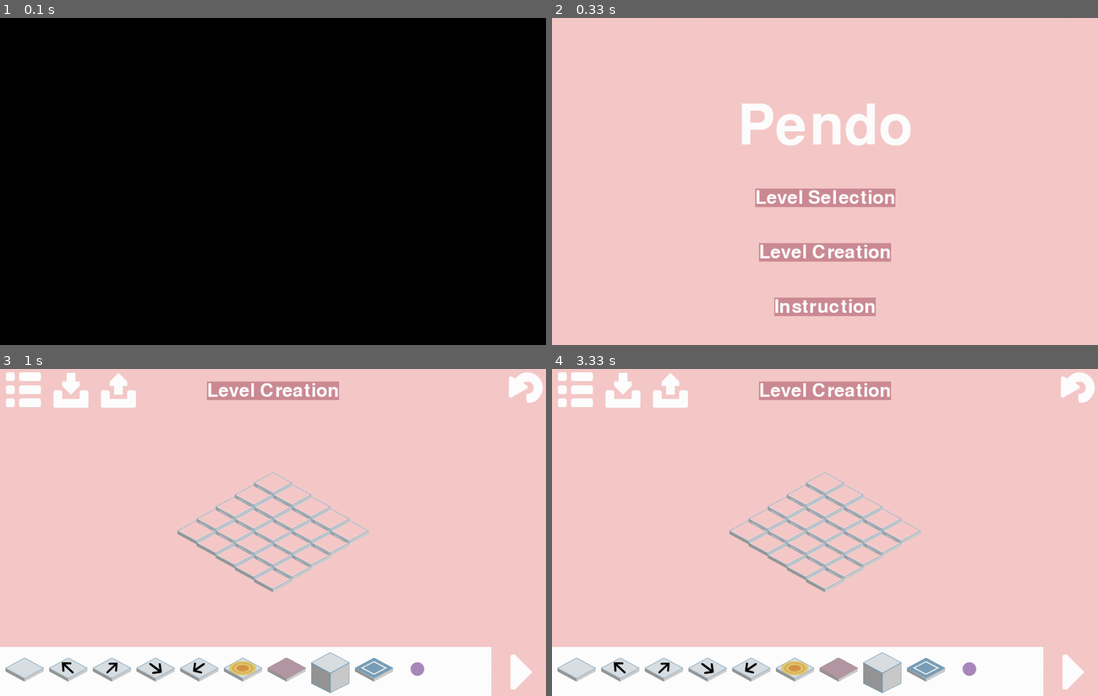
Above: before the commit, frames 1-4 (two rows, left to right).
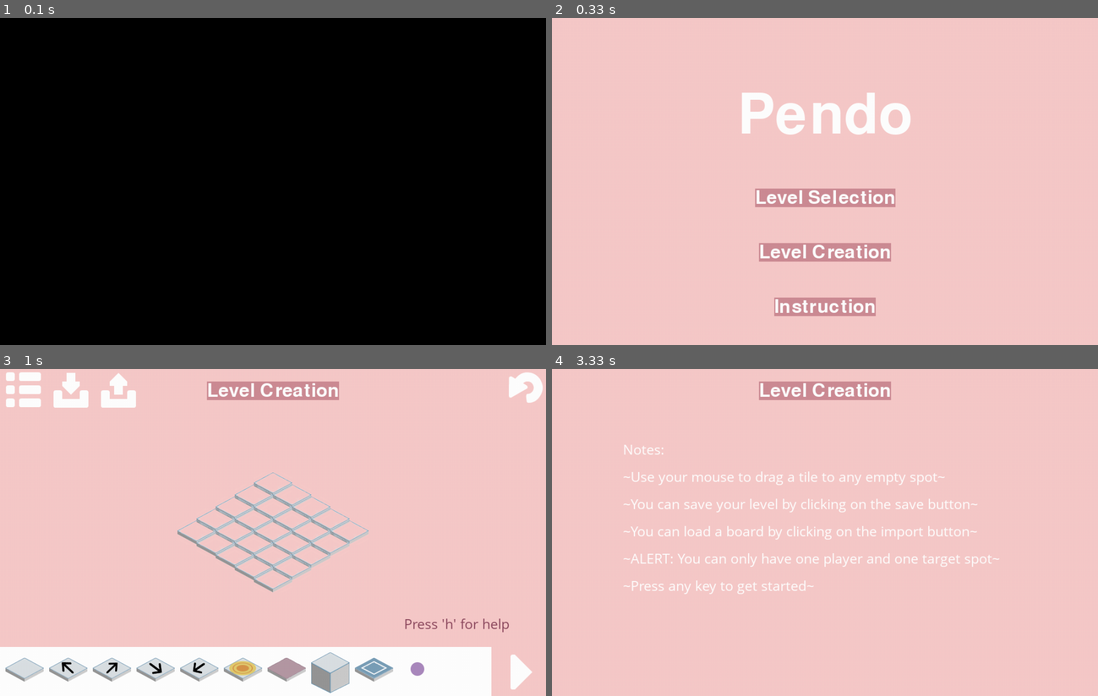
Above: after the commit, the same moments.

Repository: ameliakuang/112TP
Game: pygame game, started from trial/Game.py
Two runs of this game, one before a commit and one after it. Both use one fixed random seed, a clock stepped at 60 frames per second and the inputs below.
Inputs (mouse positions are in pixels of both pictures, inside the frame that each line leads up to):
- Up to frame 1 (0.1 s): no input
- Up to frame 2 (0.33 s): no input
- Up to frame 3 (1 s): press the mouse at (273, 604) at 0.37 s; move the mouse to (333, 565) at 0.47 s; release the mouse at (398, 525) at 0.6 s; hold Up from 0.67 s (still down); move the mouse to (251, 444) at 0.7 s
- Up to frame 4 (3.33 s): release Up at 1.13 s; press the mouse at (1065, 663) at 2.18 s; move the mouse to (906, 607) at 2.28 s; release the mouse at (754, 555) at 2.42 s; tap H at 2.82 s

Frame 1 is identical in both runs. In frame 2, 1.9% of the frame differs, in the area x 34-66%, y 22-40%; in frame 3, 0.2%; in frame 4, 20%, in the area x 0-100%, y 0-100%.

Commit message:
add level creation instruction

Diff:
--- a/trial/Game.py
+++ b/trial/Game.py
@@ -84,6 +84,8 @@
             self.levelSelectionKeyPressed(keyCode, uni, modifier)
         elif (self.mode == "levelCreation"):
             self.levelCreationKeyPressed(keyCode, uni, modifier)
+        elif (self.mode == "levelCreationHelp"):
+            self.levelCreationHelpKeyPressed(keyCode, uni, modifier)
 
     def mousePressed(self, x, y):
         if (self.mode == "splashScreen"):
@@ -96,6 +98,8 @@
             self.levelSelectionMousePressed(x,y)
         elif (self.mode == "levelCreation"):
             self.levelCreationMousePressed(x,y)
+        elif (self.mode == "levelCreationHelp"):
+            self.levelCreationHelpMousePressed(x, y)
 
     def mouseDrag(self, x, y):
         if self.mode == "playGame":
@@ -121,6 +125,8 @@
             self.levelSelectionTimerFired(dt)
         elif (self.mode == "levelCreation"):
             self.levelCreationTimerFired(dt)
+        elif (self.mode == "levelCreationHelp"):
+            self.levelCreationHelpTimerFired(dt)
 
 
     def redrawAll(self, screen):
@@ -134,6 +140,8 @@
             self.levelSelectionRedrawAll(screen)
         elif (self.mode == "levelCreation"):
             self.levelCreationRedrawAll(screen)
+        elif (self.mode == "levelCreationHelp"):
+            self.levelCreationHelpRedrawAll(screen)
 
     ########################
     # playGame mode
@@ -199,6 +207,13 @@
                 self.dragFlag[6] = True
                 pos = (pos[0] - 70 / 2, pos[1] - 44 / 2)
                 self.objectDragged = (tile, pos)
+
+            elif self.controlBar.tileRectList[7].collidepoint(pos) or self.dragFlag[7]:
+                tile = Cube()
+                self.dragFlag[7] = True
+                pos = (pos[0] - 70 / 2, pos[1] - 44 / 2)
+                self.objectDragged = (tile, pos)
+
 
 
     def playGameMouseReleased(self, x, y, screen):
@@ -244,7 +259,7 @@
 
         # Draw the control
         self.controlBar.draw(screen, self.width, self.height)
-        pygame.draw.rect(screen, (255, 255, 255), (10+80*7, self.height-90, 300, 200))
+        pygame.draw.rect(screen, (255, 255, 255), (10+80*8, self.height-90, 200, 200))
         self.beginRect = screen.blit(self.begin.image, (self.begin.rect.x, self.begin.rect.y))
         self.resetRect = screen.blit(self.reset.image, (self.reset.rect.x, self.reset.rect.y))
         self.menuRect = screen.blit(self.menu.image, (self.menu.rect.x, self.menu.rect.y))
@@ -284,7 +299,7 @@
             self.mode = "levelSelection"
         elif(self.levelCreationRect.collidepoint(pos)):
             self.init(4)
-            self.mode = "levelCreation"
+            self.mode = "levelCreationHelp"
             self.player.row, self.player.col = -10, -10
         elif(self.helpRect.collidepoint(pos)):
             self.mode = "help"
@@ -299,7 +314,7 @@
 
         titleSurface = font1.render("Pendo", True, (255, 255, 255))
         titleRect = titleSurface.get_rect()
-        titleRect.center = (self.width//2, self.height//2-100)
+        titleRect.center = (self.width//2, self.height//2-120)
         screen.blit(titleSurface, titleRect)
 
         font2 = self.fonts["splashScreenBoxes"]
@@ -438,6 +453,9 @@
                 self.index -= 1
                 self.index = self.index % len(self.data)
 
+        if keyCode == pygame.K_h:
+            self.mode = "levelCreationHelp"
+
 
     def storeInfo(self, info):
         #print(self.board, "self.transmittedInfo: ", info)
@@ -477,20 +495,12 @@
 
 
 
-
-
     def levelCreationMouseDrag(self, x, y):
         pos = (x, y)
         self.playGameMouseDrag(x, y)
 
         if self.controlBar.tileRectList != None:
-            if self.controlBar.tileRectList[7].collidepoint(pos) or self.dragFlag[7]:
-                tile = Cube()
-                self.dragFlag[7] = True
-                pos = (pos[0] - 70 / 2, pos[1] - 44 / 2)
-                self.objectDragged = (tile, pos)
-
-            elif self.controlBar.tileRectList[8].collidepoint(pos) or self.dragFlag[8]:
+            if self.controlBar.tileRectList[8].collidepoint(pos) or self.dragFlag[8]:
                 tile = TargetTile()
                 self.dragFlag[8] = True
                 pos = (pos[0] - 70/2, pos[1]-44/2)
@@ -539,6 +549,10 @@
         self.saveRect = screen.blit(self.save.image, (self.save.rect.x, self.save.rect.y))
         self.exportRect = screen.blit(self.export.image, (self.export.rect.x, self.export.rect.y))
 
+        font4 = self.fonts["instruction"]
+        helpSurface = font4.render("Press 'h' for help", True, (139, 71, 93))
+        screen.blit(helpSurface, (screen.get_rect().centerx+240, screen.get_rect().centery+150))
+
         for dragFlag in self.dragFlag:
             if dragFlag:
                 screen.blit(self.objectDragged[0].image, self.objectDragged[1])
@@ -633,8 +647,43 @@
             self.currentTextRect = screen.blit(textSurface, text_rect)
             self.beginImport2 = True
 
-
-
+    ########################
+    # levelCreationHelp mode
+    ########################
+    def levelCreationHelpKeyPressed(self, keyCode, uni, modifier):
+        self.mode = "levelCreation"
+    def levelCreationHelpMousePressed(self, x, y):
+        pass
+    def levelCreationHelpTimerFired(self, dt):
+        pass
+    def levelCreationHelpRedrawAll(self, screen):
+        font2 = self.fonts["splashScreenBoxes"]
+
+        levelCreationSurf = font2.render("Level Creation", True, (255, 255, 255), (205,140,149))
+        self.levelCreationRect = levelCreationSurf.get_rect()
+        self.levelCreationRect.center = (self.width//2, 40)
+        screen.blit(levelCreationSurf, self.levelCreationRect)
+
+        font3 = self.fonts["instruction"]
+
+        textSurface0 = font3.render("Notes:", True, (255, 255, 255))
+        screen.blit(textSurface0, ((self.width/2-370, self.height/2-170)))
+
+        textSurface1 = font3.render("~Use your mouse to drag a tile to any empty spot~", True, (255, 255, 255))
+        screen.blit(textSurface1, (self.width/2-370, self.height/2-120))
+
+        textSurface2 = font3.render("~You can save your level by clicking on the save button~", True, (255, 255, 255))
+        screen.blit(textSurface2, (self.width/2-370, self.height/2-70))
+
+        textSurface3 = font3.render("~You can load a board by clicking on the import button~", True, (255,255,255))
+        screen.blit(textSurface3, (self.width/2-370, self.height/2-20))
+
+        textSurface4 = font3.render("~ALERT: You can only have one player and one target spot~", True, (255,255,255))
+        screen.blit(textSurface4, (self.width/2-370, self.height/2+30))
+
+
+        textSurface5 = font3.render("~Press any key to get started~", True, (255,255,255))
+        screen.blit(textSurface5, (self.width/2-370, self.height/2+80))
 
 # Citation:https://stackoverflow.com/questions/14700889/pygame-level-menu-states
 # I changed the specific image loaded and add the interaction with the player
